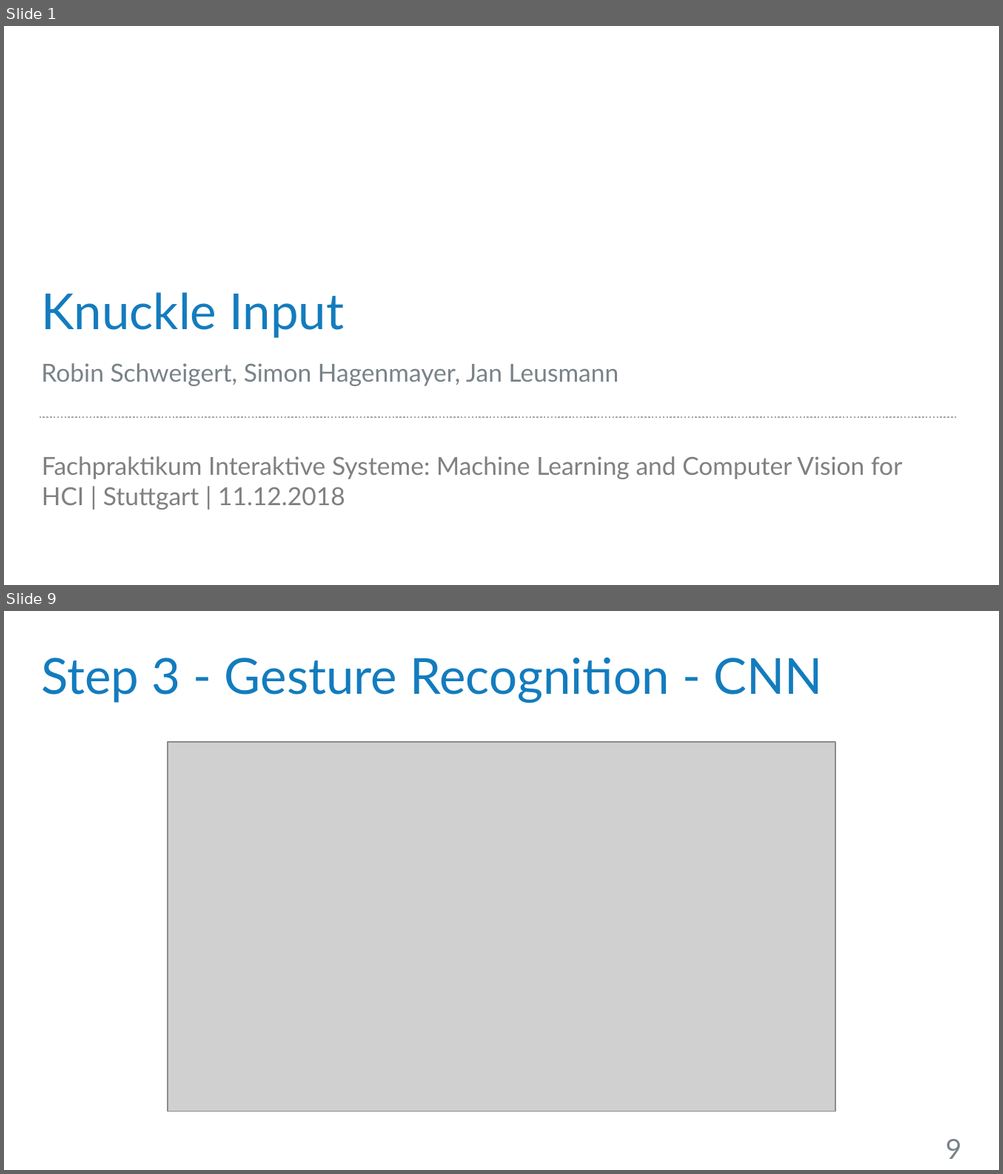
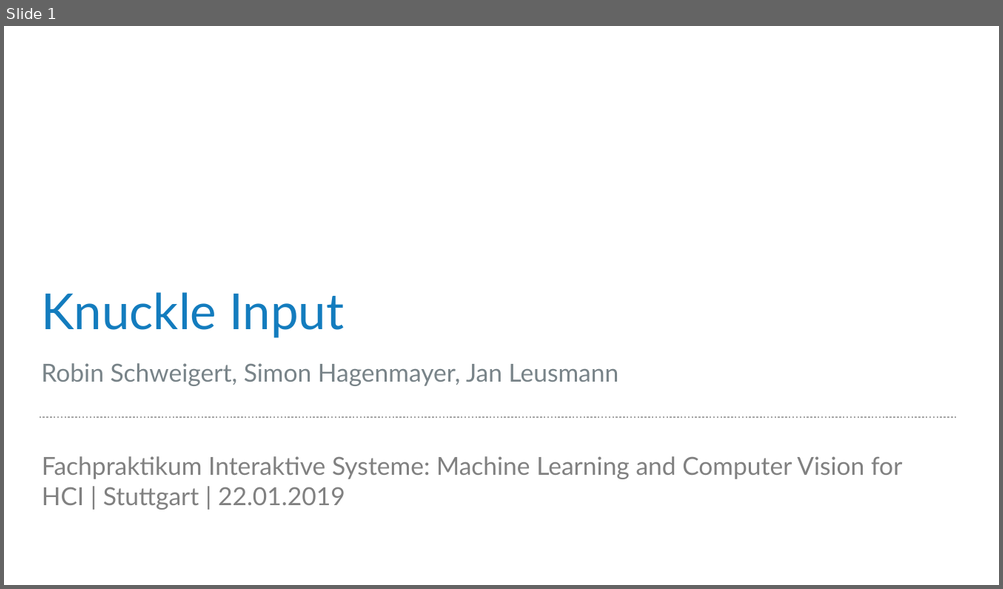
Before and after one commit to robsch94/FaPraKnuckleInput, a slide deck: Presentations/InterimPresentation.pptx. Shown one above the other, each under a label of ours: slides 1 and 9 before the commit, slide 1 after it; the slides between them are not shown. The pictures are 1003x1174 and 1003x589 pixels, drawn with LibreOffice and Linux fonts; fonts in the diff are those of the drawing; grey boxes stand for pictures; background and template pictures are left out. Boxes give left, top, right and bottom in pixels: in the first picture for what was removed or moved away, otherwise in the second. Text is boxed around its words. In the diff, an @@ line names an element or a change of style, - is before the commit and + after.

```diff
--- a/Presentations/InterimPresentation.pptx
+++ b/Presentations/InterimPresentation.pptx
@@ slide 9 removed at (4,611,999,1170), background #FFFFFF @@
@@ title removed at (41,657,822,703) @@
-Step 3 - Gesture Recognition - CNN
@@ picture removed at (167,742,834,1112) @@
@@ page number removed at (945,1139,962,1159) @@
-9
@@ slide 1 changed as well @@
@@ text at (42,457,902,510): text changed @@
-Fachpraktikum Interaktive Systeme: Machine Learning and Computer Vision for HCI | Stuttgart | 11.12.2018
+Fachpraktikum Interaktive Systeme: Machine Learning and Computer Vision for HCI | Stuttgart | 22.01.2019
```
Also in this commit, not shown: 9 other slides removed, 1 other file.
